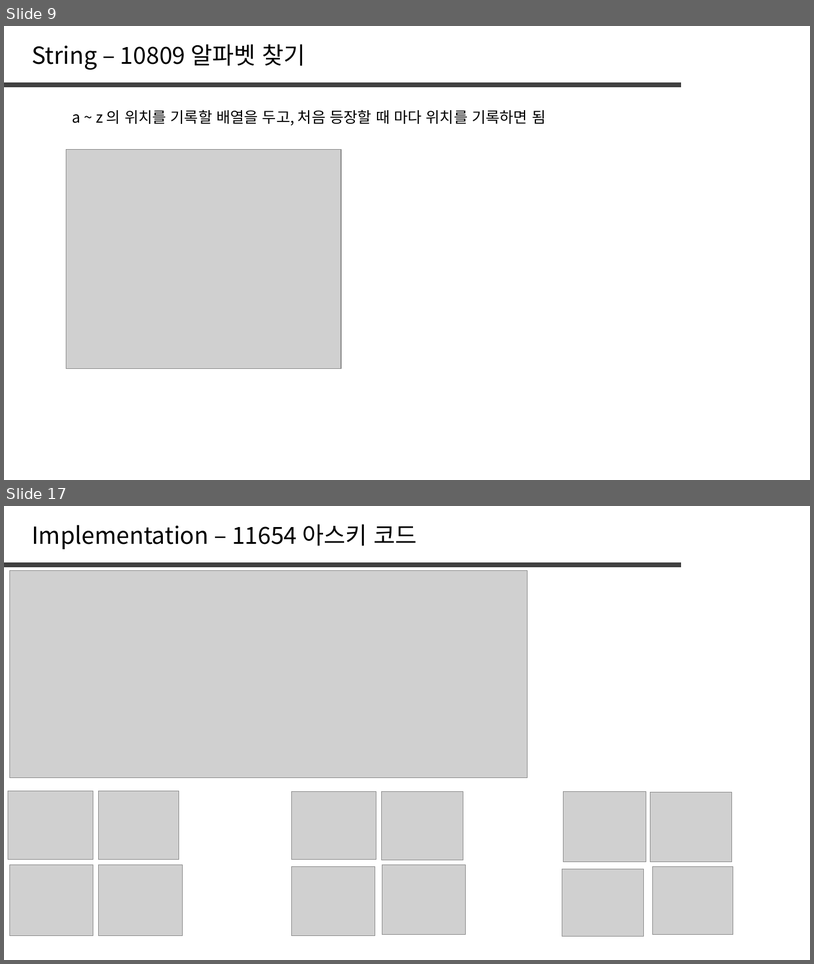
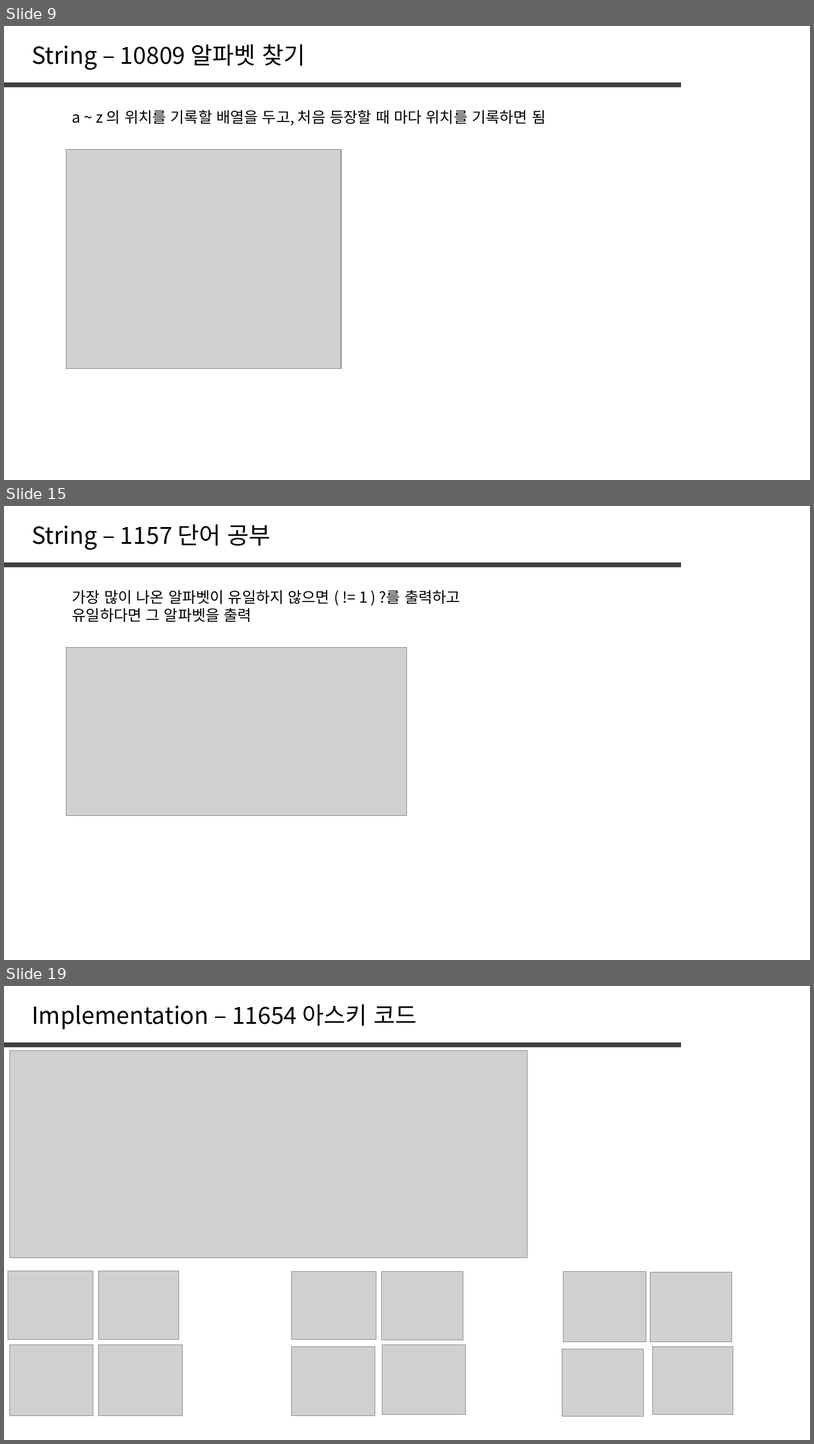
Before and after one commit to jaehoo1/PS-study, a slide deck: study/2_String.pptx. Shown one above the other, each under a label of ours: slides 9 and 17 before the commit, slides 9, 15 and 19 after it; the slides between them are not shown. The pictures are 814x964 and 814x1444 pixels, drawn with LibreOffice and Linux fonts; fonts in the diff are those of the drawing; grey boxes stand for pictures. Boxes give left, top, right and bottom in pixels: in the first picture for what was removed or moved away, otherwise in the second. Text is boxed around its words. In the diff, an @@ line names an element or a change of style, - is before the commit and + after.

```diff
--- a/study/2_String.pptx
+++ b/study/2_String.pptx
@@ slide 15 added at <box>4,506,810,960</box>, background #FFFFFF @@
@@ text added at <box>32,524,271,550</box>, 28 pt, text #000000 @@
+String – 1157 단어 공부
@@ line added from (4, 565) to (681, 565), #404040 6 pt @@
@@ text added at <box>72,590,461,622</box>, 18 pt, text #000000 @@
+가장 많이 나온 알파벳이 유일하지 않으면 ( != 1 ) ?를 출력하고
+유일하다면 그 알파벳을 출력
@@ picture added at <box>66,648,408,816</box> @@
@@ what was slide 17 is now slide 19 @@
```
Also in this commit, not shown: 1 slide changed, 8 other slides added, 7 slides removed.
